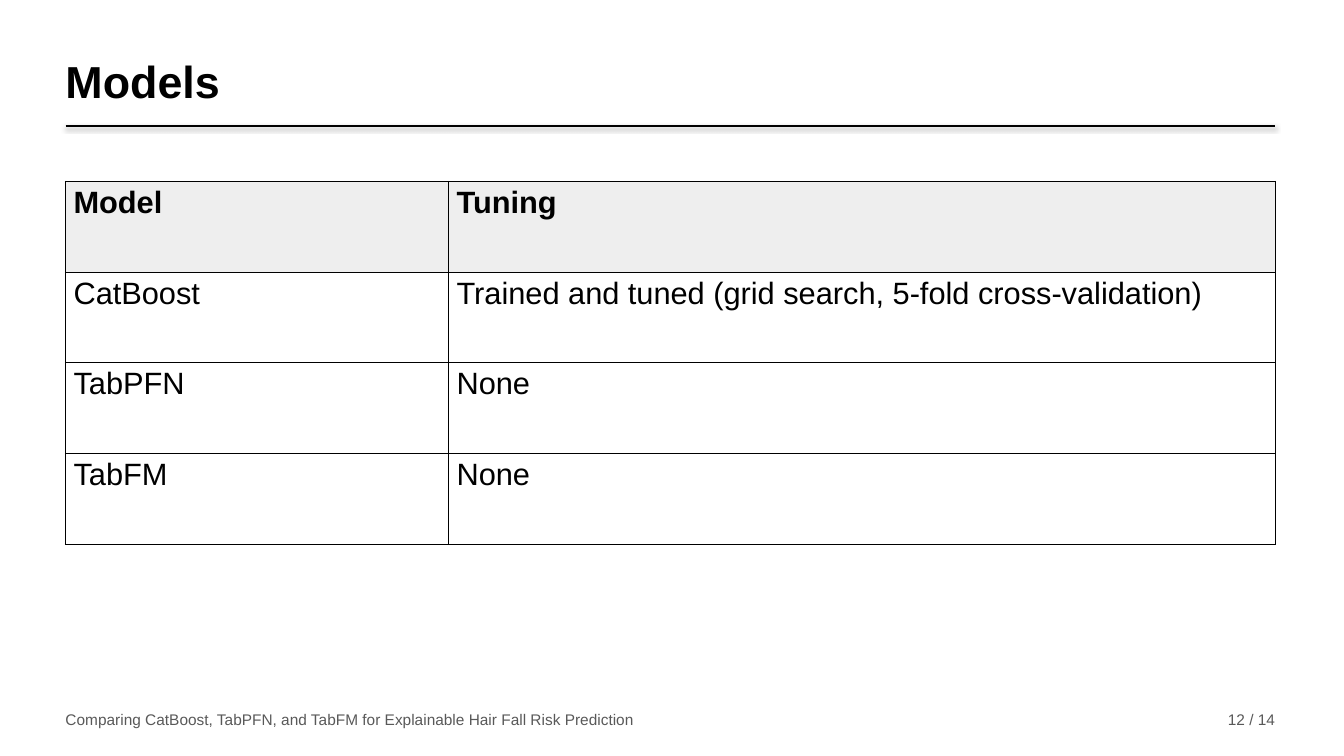
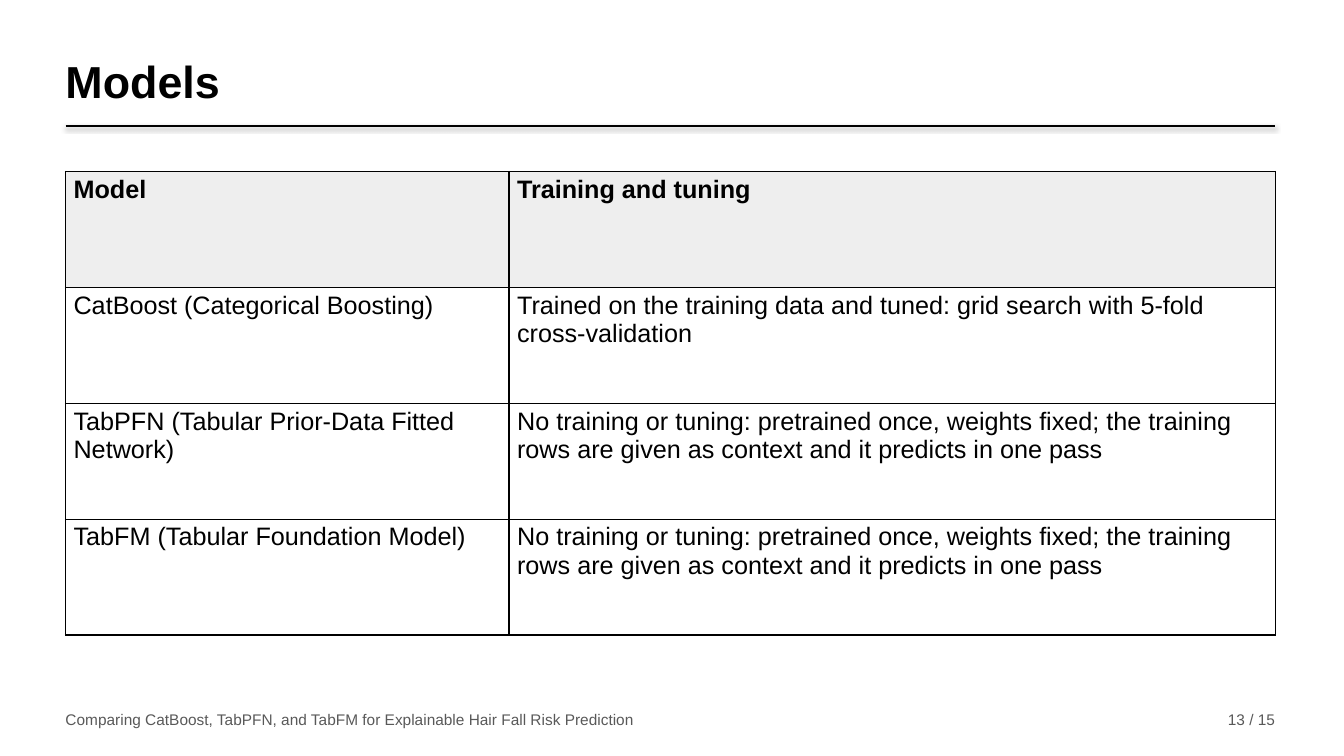
Before and after one commit to nirajanS1211/Hairfall-Thesis, a slide deck: slide 13 of Thesis_Final/Presentation/Hairfall_Presentation.pptx (slide 12 before the commit). Drawn at 1344x756 pixels with LibreOffice and Linux fonts; fonts in the diff are those of the drawing. Boxes give left, top, right and bottom in pixels: in the first picture for what was removed or moved away, otherwise in the second. Text is boxed around its words. In the diff, an @@ line names an element or a change of style, - is before the commit and + after.

```diff
--- a/Thesis_Final/Presentation/Hairfall_Presentation.pptx
+++ b/Thesis_Final/Presentation/Hairfall_Presentation.pptx
@@ table at box(66, 171, 1275, 635) @@
-row 1, column 2: Tuning
+row 1, column 2: Training and tuning
-row 2, column 1: CatBoost
+row 2, column 1: CatBoost (Categorical Boosting)
-row 2, column 2: Trained and tuned (grid search, 5-fold cross-validation)
+row 2, column 2: Trained on the training data and tuned: grid search with 5-fold cross-validation
-row 3, column 1: TabPFN
+row 3, column 1: TabPFN (Tabular Prior-Data Fitted Network)
-row 3, column 2: None
+row 3, column 2: No training or tuning: pretrained once, weights fixed; the training rows are given as context and it predicts in one pass
-row 4, column 1: TabFM
+row 4, column 1: TabFM (Tabular Foundation Model)
-row 4, column 2: None
+row 4, column 2: No training or tuning: pretrained once, weights fixed; the training rows are given as context and it predicts in one pass
@@ size 22 to 18 pt in "Model" @@
@@ table: place and size @@
-table at box(66, 181, 1275, 544)
+table at box(66, 171, 1275, 635)
@@ text at box(1228, 714, 1275, 725): text changed @@
-12 / 14
+13 / 15
```
Also in this commit, not shown: 11 other slides changed, 2 slides added, 1 slide removed, 2 other files.
